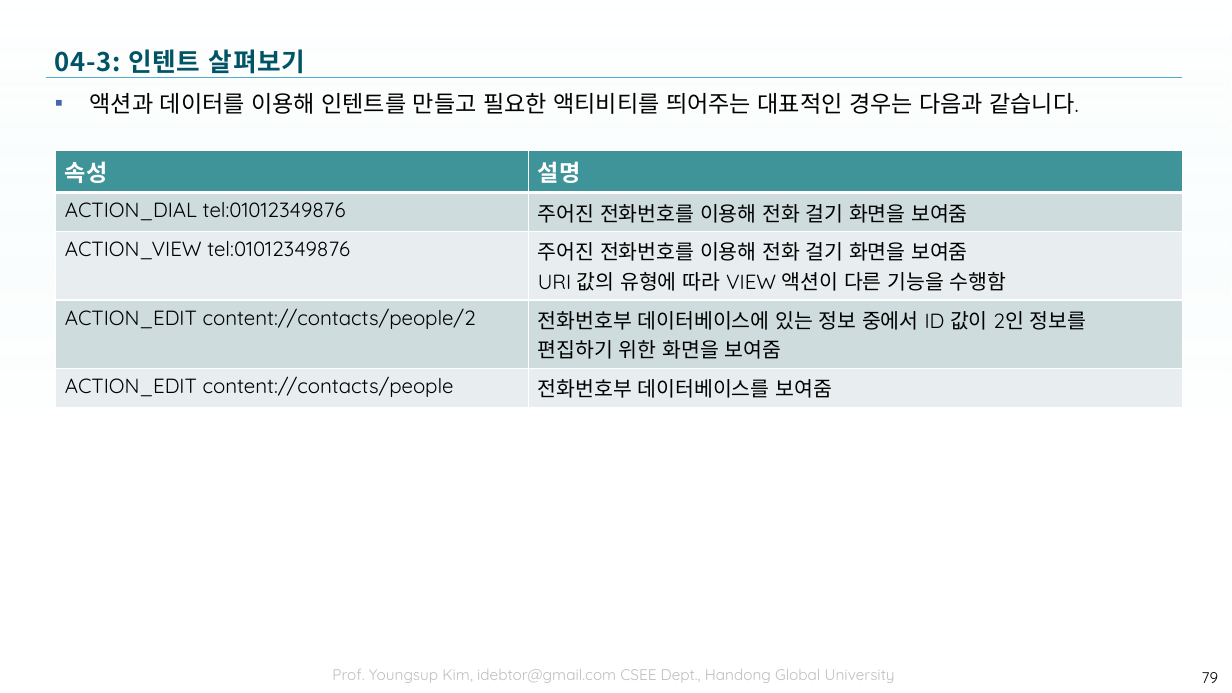
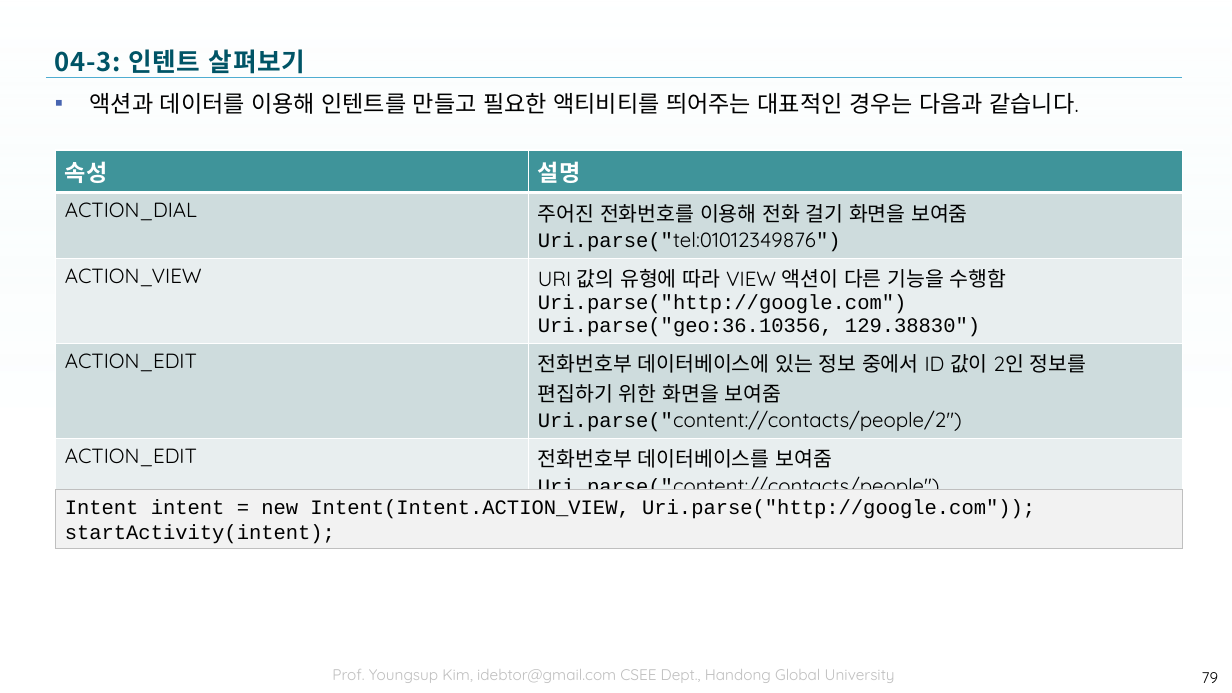
Before and after one commit to tae7841/HuStarAS, a slide deck: slide 79 of ppts/04Activity.pptx. Drawn at 1232x693 pixels with LibreOffice and Linux fonts; fonts in the diff are those of the drawing; background and template pictures are left out. Boxes give left, top, right and bottom in pixels: in the first picture for what was removed or moved away, otherwise in the second. Text is boxed around its words. In the diff, an @@ line names an element or a change of style, - is before the commit and + after.

Commit message:
up

```diff
--- a/ppts/04Activity.pptx
+++ b/ppts/04Activity.pptx
@@ table at (x1=55, y1=150, x2=1182, y2=494) @@
-row 2, column 1: ACTION_DIAL tel:01012349876
+row 2, column 1: ACTION_DIAL
@@ row 2, column 2: "주어진 전화번호를 이용해 전화 걸기 화면을 보여줌" to "주어진 전화번호를 이용해 전화 걸기 화면을 보여줌 / Uri.parse("tel:01012349876")" @@
-row 3, column 1: ACTION_VIEW tel:01012349876
+row 3, column 1: ACTION_VIEW
@@ row 3, column 2: "주어진 전화번호를 이용해 전화 걸기 화면을 보여줌 / URI 값의 유형에 따라 VIEW 액션이 다른 기능을 수행함" to "URI 값의 유형에 따라 VIEW 액션이 다른 기능을 수행함 / Uri.parse("http://google.com") / Uri.parse("geo:36.10356, 129.38830")" @@
-row 4, column 1: ACTION_EDIT content://contacts/people/2
+row 4, column 1: ACTION_EDIT
@@ row 4, column 2: "전화번호부 데이터베이스에 있는 정보 중에서 ID 값이 2인 정보를 편집하기 위한 화면을 보여줌" to "전화번호부 데이터베이스에 있는 정보 중에서 ID 값이 2인 정보를 편집하기 위한 화면을 보여줌 / Uri.parse("content://contacts/people/2")" @@
-row 5, column 1: ACTION_EDIT content://contacts/people
+row 5, column 1: ACTION_EDIT
@@ row 5, column 2: "전화번호부 데이터베이스를 보여줌" to "전화번호부 데이터베이스를 보여줌 / Uri.parse("content://contacts/people")" @@
@@ rectangle added at (x1=55, y1=490, x2=1182, y2=549), fill #F2F2F2, outline #BFBFBF 0.75 pt, 16 pt, text #000000 @@
+Intent intent = new Intent(Intent.ACTION_VIEW, Uri.parse("http://google.com"));
+startActivity(intent);
```
